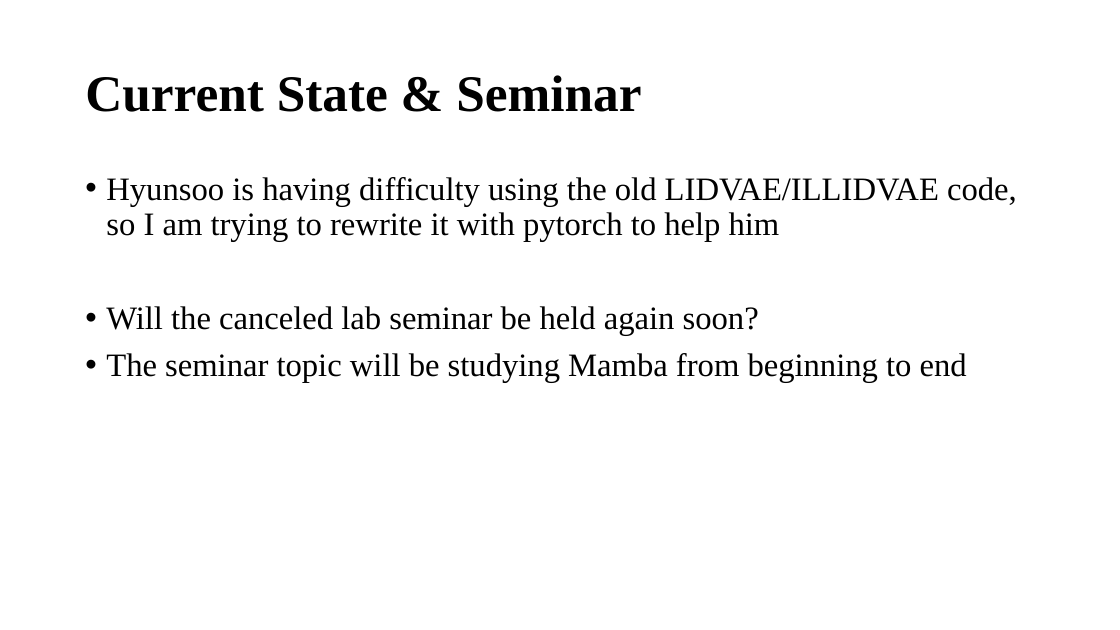
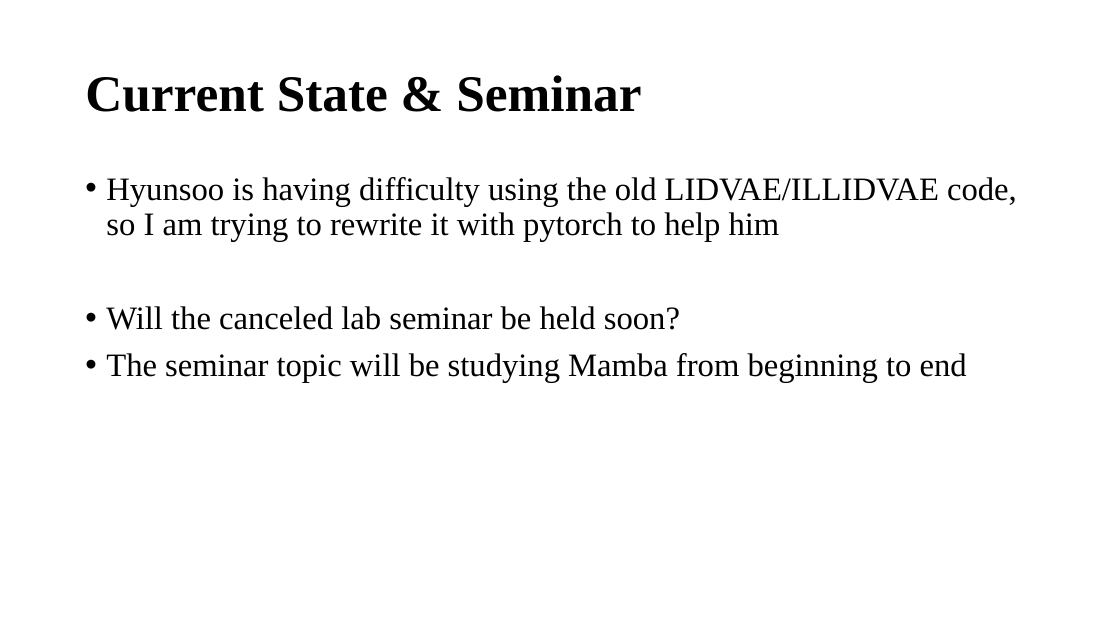
Before and after one commit to overnap/lab-seminar, a slide deck: slide 10 of memo & indiv meeting/240502 vq-vae & lid-vae.pptx. Drawn at 1120x630 pixels with LibreOffice and Linux fonts; fonts in the diff are those of the drawing. Boxes give left, top, right and bottom in pixels: in the first picture for what was removed or moved away, otherwise in the second. Text is boxed around its words. In the diff, an @@ line names an element or a change of style, - is before the commit and + after.

Commit message:
Fix typos in lidvae

```diff
--- a/memo & indiv meeting/240502 vq-vae & lid-vae.pptx
+++ b/memo & indiv meeting/240502 vq-vae & lid-vae.pptx
@@ text at box(106, 306, 680, 330): text changed @@
-• Will the canceled lab seminar be held again soon?
+• Will the canceled lab seminar be held soon?
```
